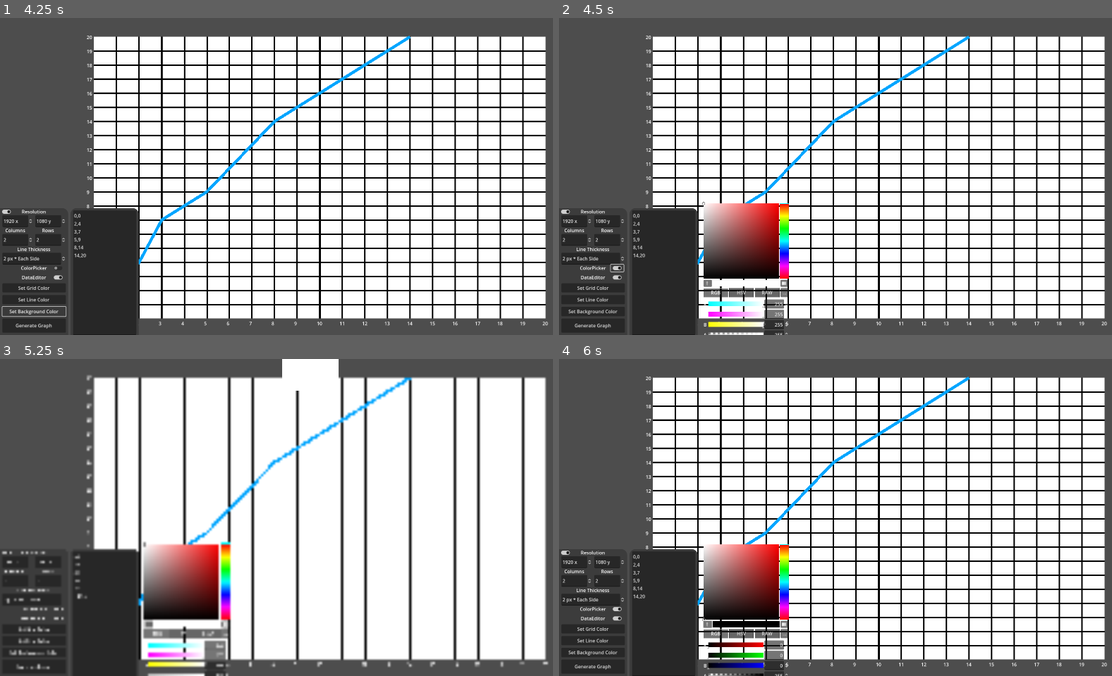
Above: before the commit, frames 1-4 (two rows, left to right).
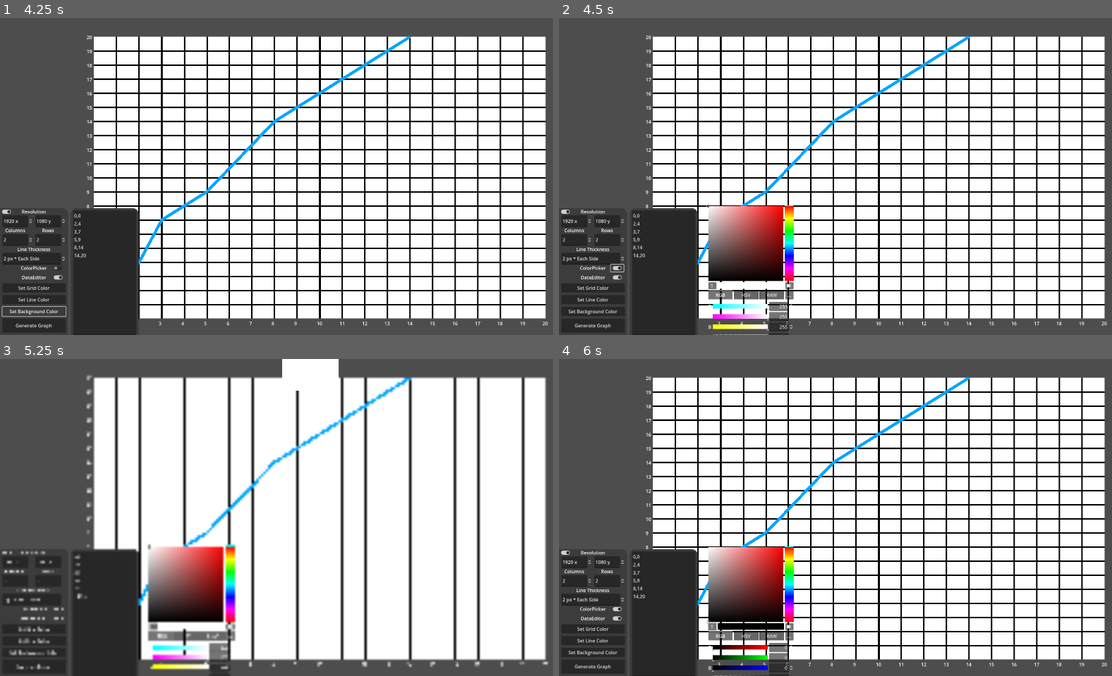
Above: after the commit, the same moments.

Repository: TheSteelCrow/SteelOS
Game: Godot game, scene res://Scenes/ExperimentalStockMarket.tscn
The game is run twice, just before and just after one commit, with the same random seed, the same clock (stepped at 60 frames per second) and the same inputs. This scene is started directly instead of the project's main scene.
Inputs (mouse positions are in pixels of both pictures, inside the frame that each line leads up to; where the layout moved, square brackets give the same spot in the first picture):
- Up to frame 1 (4.25 s): click "Generate Graph" at 0.5 s; click "Set Line Color" at 1.25 s; click "Set Grid Color" at 2 s; click (60, 277) at 2.75 s; click "Set Background Color" at 3.5 s
- Up to frame 2 (4.5 s): click (619, 268) at 4.27 s
- Up to frame 3 (5.25 s): click (154, 625) [149, 625] at 5 s
- Up to frame 4 (6 s): click "RGB" at 5.75 s

Frame 1 is identical in both runs. In frame 2, 2.4% of the frame differs, in the area x 25-43%, y 58-100%; in frame 3, 3.1%, in the area x 25-43%, y 57-100%; in frame 4, 2.4%.

Commit message:
12 08 24
Added consecutive tasks to mail

Diff:
--- a/Scenes/ExperimentalStockMarket.tscn
+++ b/Scenes/ExperimentalStockMarket.tscn
@@ -207,10 +207,10 @@
 [node name="ColorPicker" type="ColorPicker" parent="StockMarketManager/Settings"]
 visible = false
 layout_mode = 0
-offset_left = 488.0
-offset_top = -20.0
-offset_right = 654.0
-offset_bottom = 548.0
+offset_left = 504.0
+offset_top = -12.0
+offset_right = 662.0
+offset_bottom = 556.0
 
 [node name="DataPanel" type="Panel" parent="StockMarketManager/Settings"]
 visible = false
--- a/Scripts/Mail.gd
+++ b/Scripts/Mail.gd
@@ -28,15 +28,18 @@
 	OpenedEmailCode = null
 
 func Open():
-	print("Reseting " + AppName)
+	CreateInboxLines()
+
+func CreateInboxLines():
 	for InboxLine in Inbox.get_children():
 		Inbox.remove_child(InboxLine)
 		InboxLine.queue_free()
 
-	CreateInboxLines()
+	for Email in MD.LoadedEmails:
+		if(MD.LoadedEmails[Email][4] == true): #If email is task
+			if(MD.LoadedEmails[Email][5][4] == false): #If task is unavailable
+				continue # Skip task if unavailable
 
-func CreateInboxLines():
-	for Email in MD.LoadedEmails:
 		var NewInboxLine = InboxLinePrefab.instantiate()
 		NewInboxLine.Code = Email
 		NewInboxLine.Subject = MD.LoadedEmails[Email][0]
@@ -46,31 +49,28 @@
 
 	AlignInboxLines()
 
+func ShowButton(ButtonToShow):
+	StartTaskButton.hide()
+	CancelTaskButton.hide()
+	CompleteTaskButton.hide()
+	if(ButtonToShow != null):
+		get_node("EmailViewer/" + ButtonToShow + "TaskButton").show()
+
 func OpenEmail(Code):
 	OpenedEmailCode = Code
 
 	if(MD.LoadedEmails[Code][4] == true):#If Email is task
 		if(Taskbar.TaskActive == true and Taskbar.TaskName == MD.LoadedEmails[Code][5][0]):
 			if(Taskbar.TaskProgress == Taskbar.TaskQuota):
-				StartTaskButton.hide()
-				CancelTaskButton.hide()
-				CompleteTaskButton.show()
+				ShowButton("Complete")
 			else:
-				CompleteTaskButton.hide()
-				StartTaskButton.hide()
-				CancelTaskButton.show()
+				ShowButton("Cancel")
 		elif(Taskbar.TaskName == "None"):
-			CompleteTaskButton.hide()
-			StartTaskButton.show()
-			CancelTaskButton.hide()
+			ShowButton("Start")
 		else:
-			CompleteTaskButton.hide()
-			StartTaskButton.hide()
-			CancelTaskButton.hide()
+			ShowButton(null)
 	else:
-		CompleteTaskButton.hide()
-		StartTaskButton.hide()
-		CancelTaskButton.hide()
+		ShowButton(null)
 
 	EmailViewer.get_node("Content").text = MD.LoadedEmails[Code][1]
 	EmailViewer.get_node("TopBar").get_node("SubjectLine").text = MD.LoadedEmails[Code][0]
@@ -80,21 +80,23 @@
 
 func _on_start_task_button_button_up():
 	Taskbar.StartTask(MD.LoadedEmails[OpenedEmailCode][5][0])
-	StartTaskButton.hide()
-	CancelTaskButton.show()
-	get_parent().get_node(MD.LoadedEmails[OpenedEmailCode][5][2]).StartTask()
+	ShowButton("Cancel")
+	if(MD.LoadedEmails[OpenedEmailCode][5][2] != null):
+		get_parent().get_node(MD.LoadedEmails[OpenedEmailCode][5][2]).StartTask()
 	Taskbar.TaskQuota = MD.LoadedEmails[OpenedEmailCode][5][3]
 
 func _on_cancel_task_button_button_up():
 	Taskbar.CancelTask()
-	StartTaskButton.show()
-	CancelTaskButton.hide()
+	ShowButton("Start")
 	get_parent().get_node(MD.LoadedEmails[OpenedEmailCode][5][2]).StopTask()
 
 func _on_complete_task_button_button_up():
 	Taskbar.CompleteTask()
 	MD.LoadedEmails[OpenedEmailCode][5][1] = true
-	CompleteTaskButton.hide()
+	MD.LoadedEmails[OpenedEmailCode+1][5][4] = true
+	print(MD.LoadedEmails[OpenedEmailCode+1])
+	print(MD.LoadedEmails[OpenedEmailCode+1][5][4])
+	ShowButton(null)
 	get_parent().get_node(MD.LoadedEmails[OpenedEmailCode][5][2]).StopTask()
 
 func _on_close_button_button_up():
--- a/Scripts/MailData.gd
+++ b/Scripts/MailData.gd
@@ -1,6 +1,6 @@
 extends Node
 
-#	1 : ["Subject", "Content", "Sender", HasBeenRead, IsTask, [TaskName, IsTaskCompleted]],
+#	1 : ["Subject", "Content", "Sender", HasBeenRead, IsTask, [TaskName, IsTaskCompleted, Quota, IsTaskAvailable]],
 var LoadedEmails = {
 
 	1 : [
@@ -27,14 +27,22 @@
 	"Boss",
 	false,
 	true,
-	["Fire", false, "TeamManager", 5]
+	["Fire", false, "TeamManager", 5, true]
 	],
 	4 : [
-	"Task #4",
+	"Task #2",
+	"I need you to draw a new company mascot. We have found ourselves in a bit of hot water recently, with all the layoffs and all. A mascot is exactly what we need! I would recommend that you use PainterPro, this app can be found and installed via the Crow App Store on the taskbar. Once you have drawn the mascot, export the drawing and send me the file.",
+	"Boss",
+	false,
+	true,
+	["Draw", false, null, 1, false]
+	],
+	5 : [
+	"Task #3",
 	"It turns out, we ended up needing those ten employees that your fired earlier. So we will have to hire some replacements. Again, open the team manager app, beware of your battery, and get cracking!",
 	"Boss",
 	false,
 	true,
-	["Hire", false, "TeamManager", 5]
+	["Hire", false, "TeamManager", 5, false]
 	]
 }
